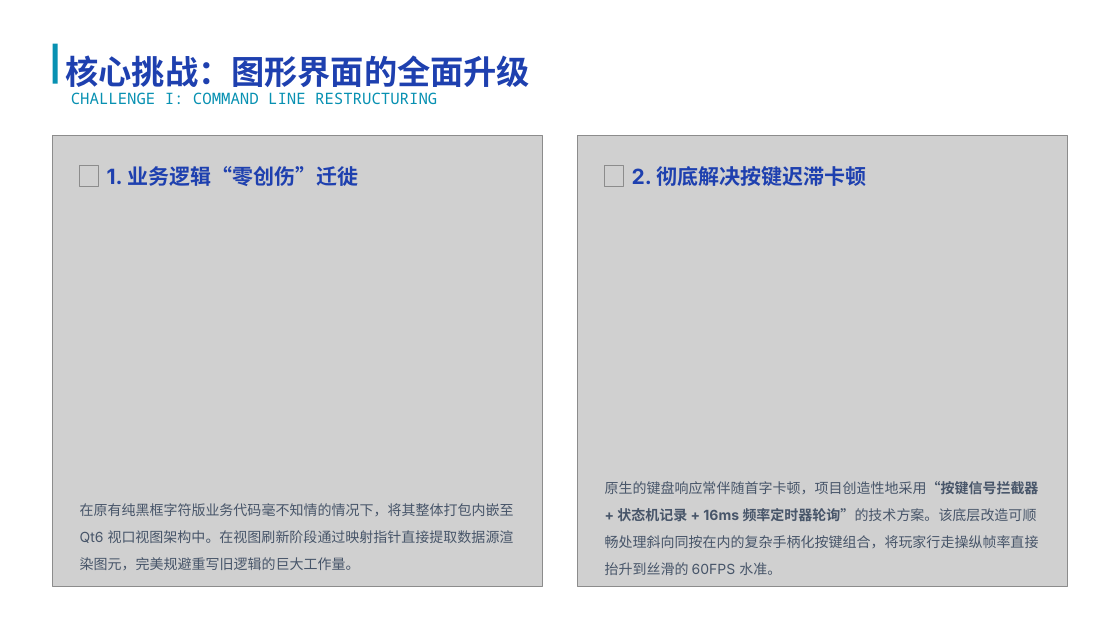
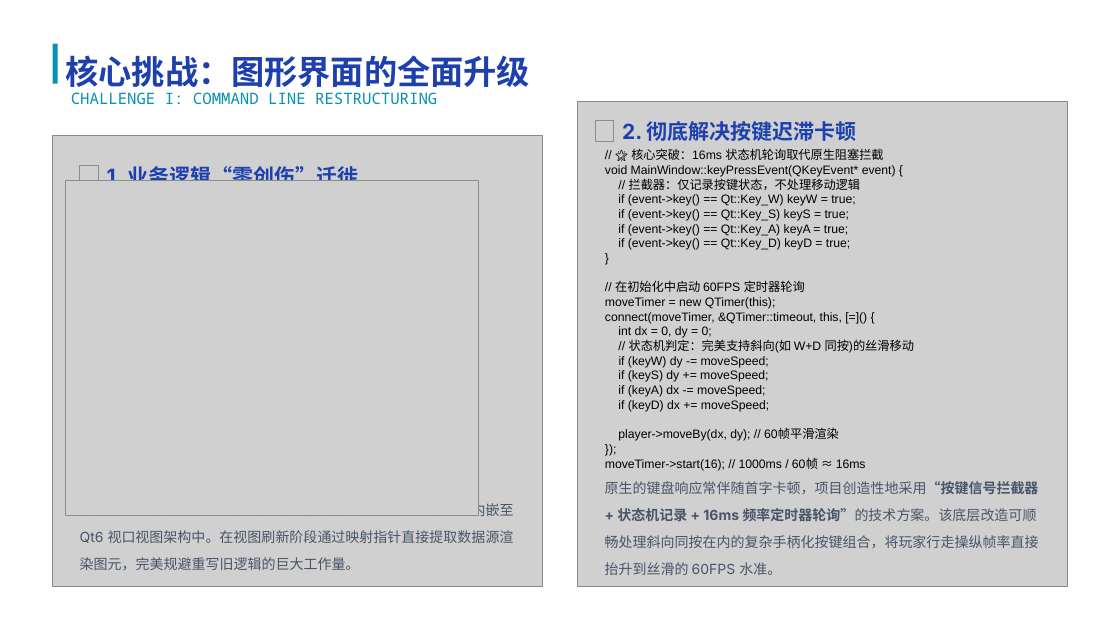
Before and after one commit to luqie0106/CampusRPG_Simultaneously, a slide deck: slide 9 of 校园RPG：大学生存物语项目答辩.pptx. Drawn at 1120x630 pixels with LibreOffice and Linux fonts; fonts in the diff are those of the drawing; grey boxes stand for pictures; background and template pictures are left out. Boxes give left, top, right and bottom in pixels: in the first picture for what was removed or moved away, otherwise in the second. Text is boxed around its words. In the diff, an @@ line names an element or a change of style, - is before the commit and + after.

```diff
--- a/校园RPG：大学生存物语项目答辩.pptx
+++ b/校园RPG：大学生存物语项目答辩.pptx
@@ picture: place and size @@
-picture at (578, 135, 1068, 586)
+picture at (578, 102, 1068, 586)
@@ text "2. 彻底解决按键迟滞卡顿": place and size @@
-text "2. 彻底解决按键迟滞卡顿" at (632, 166, 866, 186)
+text "2. 彻底解决按键迟滞卡顿" at (622, 121, 857, 141)
@@ picture: place and size @@
-picture at (605, 166, 623, 187)
+picture at (595, 120, 613, 141)
@@ text added at (605, 148, 914, 471), 10.5 pt, text #000000 @@
+// 🌟 核心突破：16ms 状态机轮询取代原生阻塞拦截
+void MainWindow::keyPressEvent(QKeyEvent* event) {
+// 拦截器：仅记录按键状态，不处理移动逻辑
+if (event->key() == Qt::Key_W) keyW = true;
+if (event->key() == Qt::Key_S) keyS = true;
+if (event->key() == Qt::Key_A) keyA = true;
+if (event->key() == Qt::Key_D) keyD = true;
+}
+// 在初始化中启动 60FPS 定时器轮询
+moveTimer = new QTimer(this);
+connect(moveTimer, &QTimer::timeout, this, [=]() {
+int dx = 0, dy = 0;
+// 状态机判定：完美支持斜向(如 W+D 同按)的丝滑移动
+if (keyW) dy -= moveSpeed;
+if (keyS) dy += moveSpeed;
+if (keyA) dx -= moveSpeed;
+if (keyD) dx += moveSpeed;
+player->moveBy(dx, dy); // 60帧平滑渲染
+});
+moveTimer->start(16); // 1000ms / 60帧 ≈ 16ms
@@ picture added at (66, 180, 479, 515) @@
```
Also in this commit, not shown: 10 other slides changed, 1 slide added, 2 slides removed.
